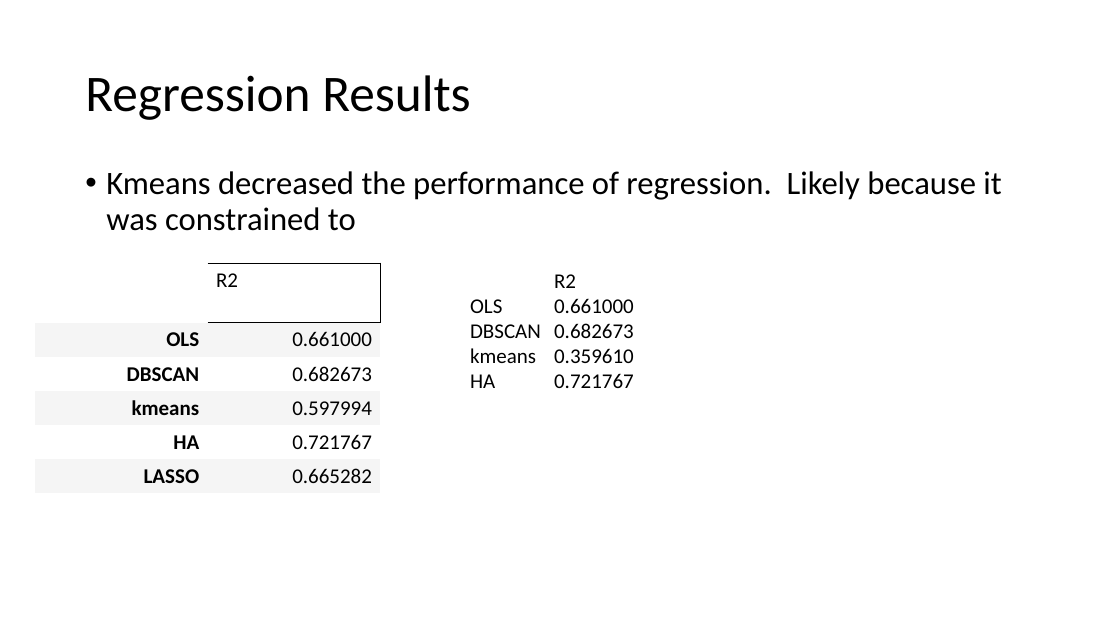
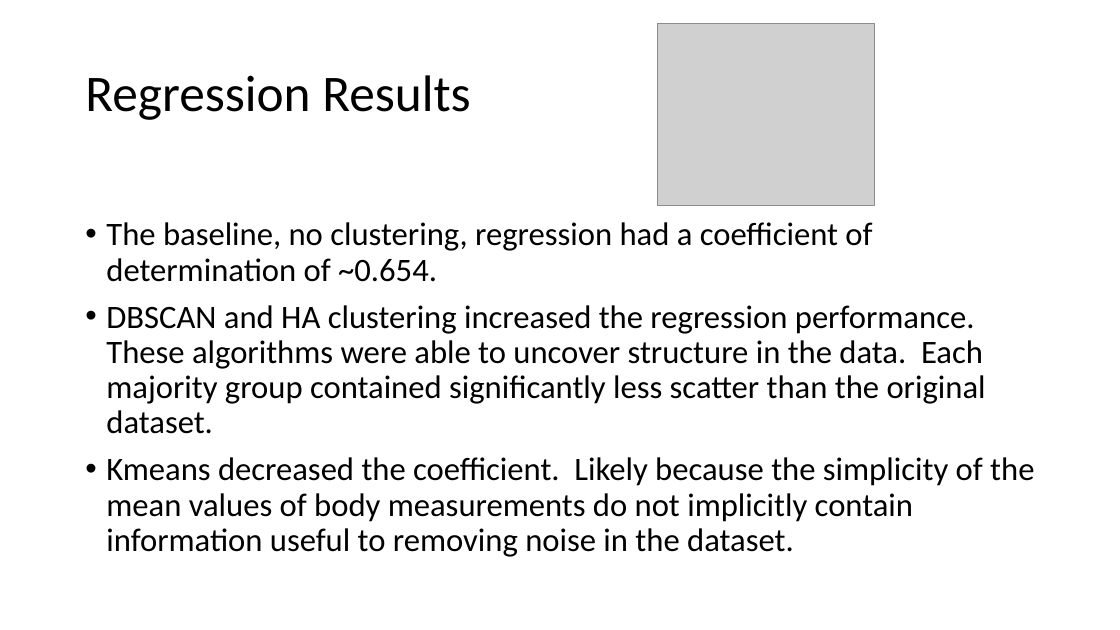
Before and after one commit to M-Matrona/IBM-Machine-Learning-Course, a slide deck: slide 17 of Course_4_Unsupervised_Learning/Classification_Project_Body_Fat_Prediction.pptx. Drawn at 1120x630 pixels with LibreOffice and Linux fonts; fonts in the diff are those of the drawing; grey boxes stand for pictures. Boxes give left, top, right and bottom in pixels: in the first picture for what was removed or moved away, otherwise in the second. Text is boxed around its words. In the diff, an @@ line names an element or a change of style, - is before the commit and + after.

```diff
--- a/Course_4_Unsupervised_Learning/Classification_Project_Body_Fat_Prediction.pptx
+++ b/Course_4_Unsupervised_Learning/Classification_Project_Body_Fat_Prediction.pptx
@@ picture added at (658, 24, 875, 205) @@
@@ text at (106, 222, 1034, 557): text changed @@
-• Kmeans decreased the performance of regression. Likely because it was constrained to
+• The baseline, no clustering, regression had a coefficient of determination of ~0.654.
+• DBSCAN and HA clustering increased the regression performance. These algorithms were able to uncover structure in the data. Each majority group contained significantly less scatter than the original dataset.
+• Kmeans decreased the coefficient. Likely because the simplicity of the mean values of body measurements do not implicitly contain information useful to removing noise in the dataset.
@@ table removed at (35, 263, 381, 490), 6 rows, 2 columns @@
- | R2
-OLS | 0.661000
-DBSCAN | 0.682673
-kmeans | 0.597994
-HA | 0.721767
-LASSO | 0.665282
@@ text removed at (470, 274, 634, 388) @@
-R2
-OLS 0.661000
-DBSCAN 0.682673
-kmeans 0.359610
-HA 0.721767
```
Also in this commit, not shown: 10 other slides changed, 2 slides added, 2 slides removed, 4 other files.
